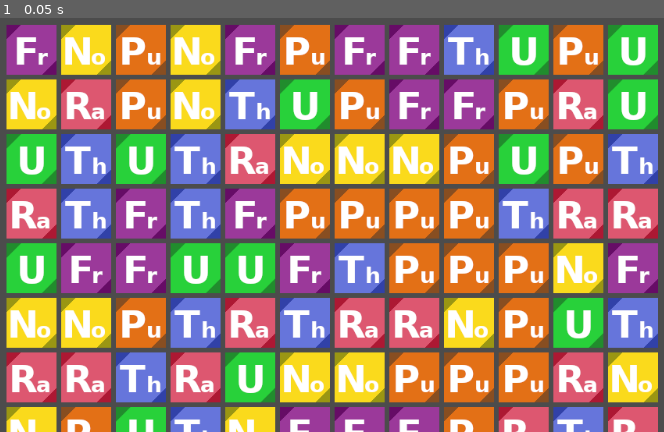
Above: before the commit, frame 1.
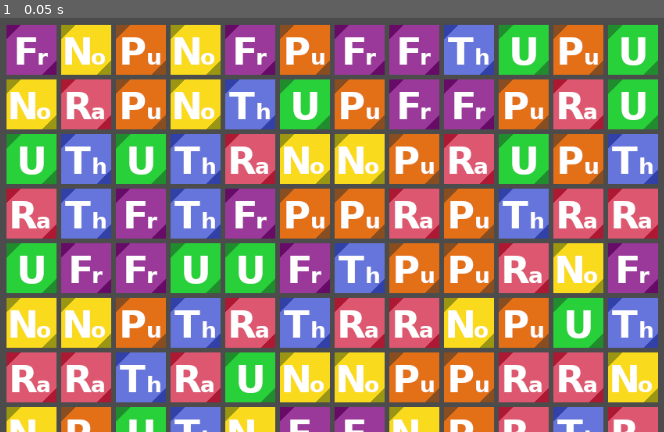
Above: after the commit, the same moment.

Repository: KennyTheBard/abyssal-dive
Game: Godot game, scene res://world/puzzles/nuclear_fusion/NuclearFusion.tscn
The game is run twice, just before and just after one commit, with the same random seed, the same clock (stepped at 60 frames per second) and the same inputs. The project has no main scene, so this scene is started directly.
Inputs:
- Up to frame 1 (0.05 s): no input

The runs differ from the first frame. In frame 1, 4.5% of the frame differs, in the area x 58-83%, y 28-100%.

Commit message:
Pieces are generated without matched in the nuclear fusion minigame

Diff:
--- a/world/puzzles/nuclear_fusion/NuclearFusion.gd
+++ b/world/puzzles/nuclear_fusion/NuclearFusion.gd
@@ -36,8 +36,31 @@
 		for j in height:
 			var rand = floor(rand_range(0, pieces.size()))
 			var piece = pieces[rand].instance()
+
+			if match_at(i, j, piece.elementName):
+				print(i, j, piece.elementName)
+
+			while match_at(i, j, piece.elementName):
+				rand = int(rand + 1) % pieces.size()
+				piece = pieces[rand].instance()
+
 			add_child(piece)
 			piece.position = grid_to_pixel(i, j)
+			all_pieces[i][j] = piece
+
+
+func match_at(i, j, element):
+	if i > 1:
+		if all_pieces[i-1][j] != null && all_pieces[i-2][j] != null:
+			if all_pieces[i-1][j].elementName == element && all_pieces[i-2][j].elementName == element:
+				return true
+
+	if j > 1:
+		if all_pieces[i][j-1] != null && all_pieces[i][j-2] != null:
+			if all_pieces[i][j-1].elementName == element && all_pieces[i][j-2].elementName == element:
+				return true
+
+	return false
 
 
 func grid_to_pixel(column, row) -> Vector2:
